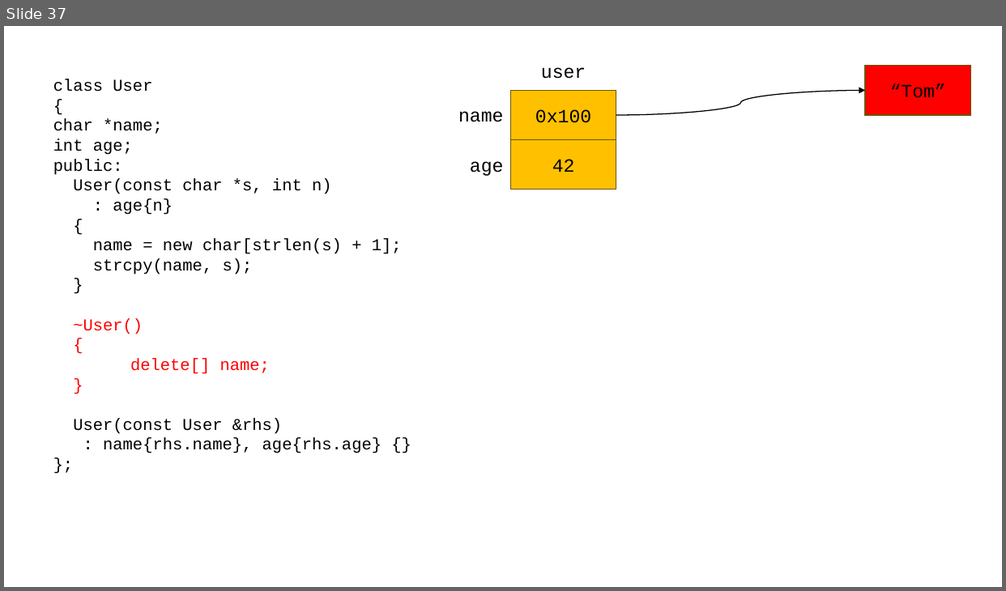
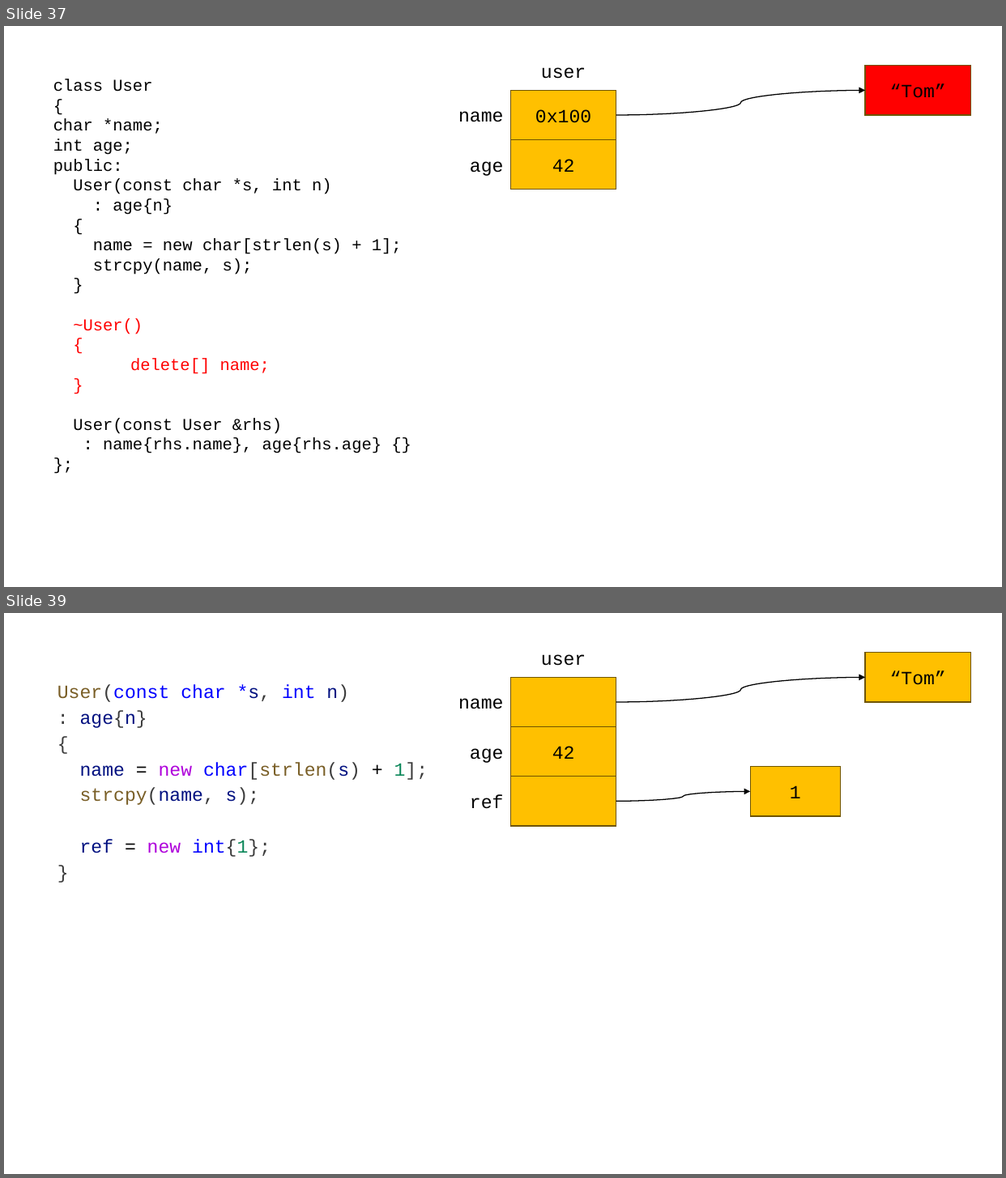
Before and after one commit to yoondev-classroom/cpp_250512, a slide deck: cpp_250512.pptx. Shown one above the other, each under a label of ours: slide 37 before the commit, slides 37 and 39 after it; the slides between them are not shown. The pictures are 1006x591 and 1006x1178 pixels, drawn with LibreOffice and Linux fonts; fonts in the diff are those of the drawing. Boxes give left, top, right and bottom in pixels: in the first picture for what was removed or moved away, otherwise in the second. Text is boxed around its words. In the diff, an @@ line names an element or a change of style, - is before the commit and + after.

```diff
--- a/cpp_250512.pptx
+++ b/cpp_250512.pptx
@@ slide 39 added at box(4, 613, 1002, 1174), background #FFFFFF @@
@@ text added at box(541, 654, 586, 666), 18 pt, text #000000 @@
+user
@@ rectangle added at box(866, 653, 971, 702), fill #FFC000, outline #705400 1 pt, 18 pt, text #000000 @@
+“Tom”
@@ text added at box(57, 685, 428, 857), 18 pt, text #3B3B3B @@
+User(const char *s, int n)
+: age{n}
+{
+name = new char[strlen(s) + 1];
+strcpy(name, s);
+ref = new int{1};
+}
@@ rectangle added at box(511, 677, 616, 726), fill #FFC000, outline #705400 1 pt @@
@@ curved arrow added from (616, 702) to (866, 677), #000000 1 pt @@
@@ text added at box(458, 698, 503, 709), 18 pt, text #000000 @@
+name
@@ rectangle added at box(511, 726, 616, 776), fill #FFC000, outline #705400 1 pt, 18 pt, text #000000 @@
+42
@@ text added at box(470, 748, 504, 763), 18 pt, text #000000 @@
+age
@@ rectangle added at box(511, 776, 616, 825), fill #FFC000, outline #705400 1 pt @@
@@ rectangle added at box(750, 766, 840, 815), fill #FFC000, outline #705400 1 pt, 18 pt, text #000000 @@
+1
@@ text added at box(470, 794, 504, 809), 18 pt, text #000000 @@
+ref
@@ curved arrow added from (616, 802) to (750, 792), #000000 1 pt @@
```
Also in this commit, not shown: 8 other slides added, 2 other files.
